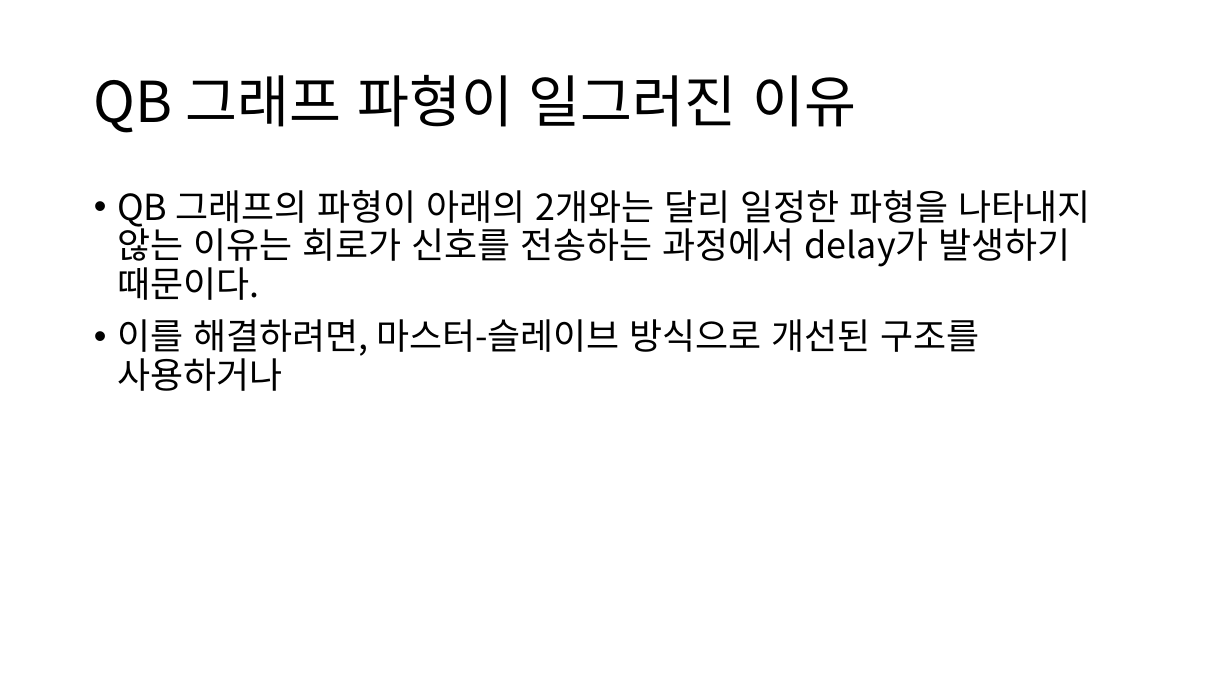
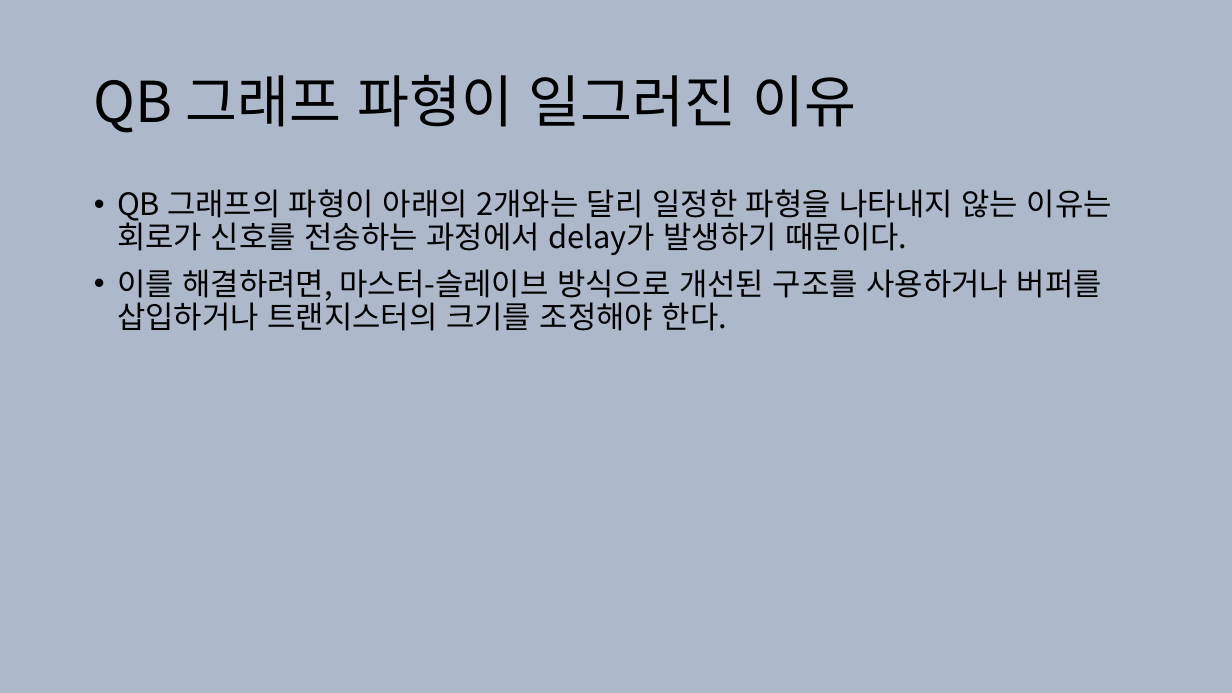
Before and after one commit to jwl1109/IOT, a slide deck: slide 12 of VLSI design 설계 실습/2025-05-28.pptx (slide 11 before the commit). Drawn at 1232x693 pixels with LibreOffice and Linux fonts; fonts in the diff are those of the drawing. Boxes give left, top, right and bottom in pixels: in the first picture for what was removed or moved away, otherwise in the second. Text is boxed around its words. In the diff, an @@ line names an element or a change of style, - is before the commit and + after.

```diff
--- a/VLSI design 설계 실습/2025-05-28.pptx
+++ b/VLSI design 설계 실습/2025-05-28.pptx
@@ background #FFFFFF to #ADB9CA @@
@@ text at [117,189,1112,255]: size 28 to 24 pt in "QB 그래프의 파형이 아래의 2개와는 달리 일정한 ..." @@
@@ text at [117,269,1102,331]: text changed; size 28 to 24 pt @@
-• 이를 해결하려면, 마스터-슬레이브 방식으로 개선된 구조를 사용하거나
+• 이를 해결하려면, 마스터-슬레이브 방식으로 개선된 구조를 사용하거나 버퍼를 삽입하거나 트랜지스터의 크기를 조정해야 한다.
```
Also in this commit, not shown: 12 other slides changed, 9 slides added, 8 slides removed, 4 other files.
